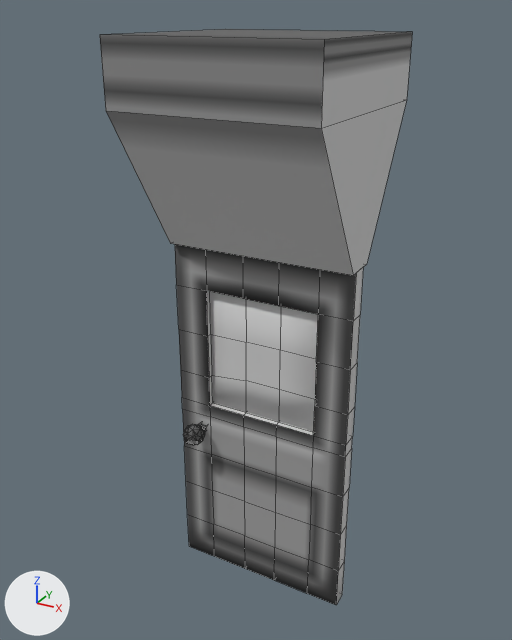
The FBX model Assets/Resources/Models/Furniture/Door.fbx as it was, and as the next commit left it.
Both versions are drawn from a camera (50 mm lens) standing at (1.57, -2.93, 3.1) and looking at (-0.06, 0.03, 1.62). The axes (+X, +Y, +Z) are drawn at lower left. The lights are the same throughout. Mesh edges are drawn as thin lines.

The first picture shows 'Door'.
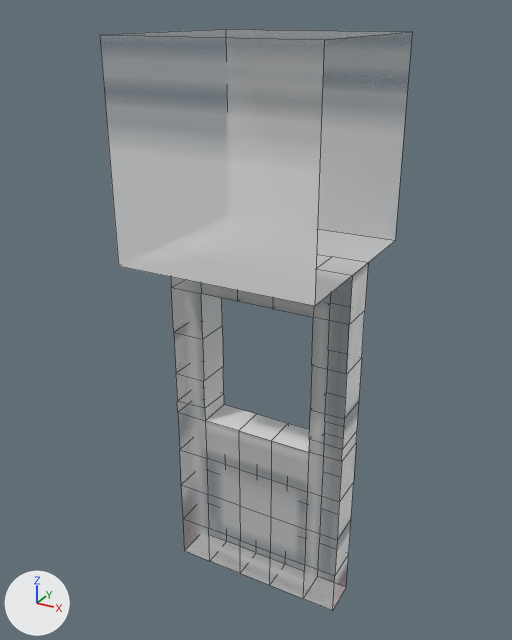
Boxes (x1, y1, x2, y2) around the edits, measured in the pictures (512 x 640 px):
'Door', surface changed, reshaped, turned, rescaled
    before: (100, 29, 412, 605)
    after: (101, 45, 411, 611)
part 1 of me_plane_062, deleted
    before: (175, 244, 363, 605)
part 2 of me_plane_062, deleted
    before: (183, 423, 206, 445)
part 3 of me_plane_062, deleted
    before: (210, 292, 318, 432)
part 4 of me_plane_062, built on
    before: (100, 29, 412, 275)
    after: (101, 45, 411, 611)

The change, as a diff of the scene's bpy script:
```diff
--- a/Assets/Resources/Models/Furniture/Door.fbx.py
+++ b/Assets/Resources/Models/Furniture/Door.fbx.py
@@ img_wallpiece1_1_png @@
-img_wallpiece1_1_png = load_image('wallpiece1 1.png', '../../../Sprites/wallpiece1 1.png', 179, 64, 'sRGB')
+img_wallpiece1_1_png = load_image('wallpiece1 1.png', '../../../Sprites/wallpiece1 1.png', 179, 64, 'Non-Color')
@@ mat_material_008 @@
+mat_material_008 = bpy.data.materials.new('Material.008')
+# uses the picture img_wallpiece1_1_png
@@ me_plane_062 @@
 # used by ob_door; location = (0.0, 0.0, 0.0); rotation_euler = (1.571, 0.0, 0.0), in degrees (90, 0, 0); scale = (0.01, 0.01, 0.01)
-me_plane_062.from_pydata(...)  # 256 vertices, 326 faces; spans x -50.0..50.0, y 0.0..300.0, z -50.0..50.0
-me_plane_062.materials.append(mat_material_006)  # picture img_wallpiece1_1_png
+me_plane_062.from_pydata(...)  # 116 vertices, 112 faces; spans x -100.0..100.0, y 0.0..300.0, z -100.0..100.0
+# me_plane_062 part 1: the loose piece of 116 vertices spanning x -50.0..50.0, y 0.0..200.0, z -4.0..5.0 is deleted
+# me_plane_062 part 2: the loose piece of 48 vertices spanning x -43.0..-31.0, y 85.0..98.0, z 3.0..19.0 is deleted
+# me_plane_062 part 3: the loose piece of 32 vertices spanning x -31.0..32.0, y 107.0..176.0, z -2.0..2.0 is deleted
+# me_plane_062 part 4
+# 12 vertices are removed from x -50.0..50.0, y 200.0..300.0, z -50.0..50.0
+# 10 faces are deleted
+# 52 vertices are added at x -100.0..100.0, y 0.0..300.0, z -100.0..100.0
+# 40 new vertices lie (0.0, 0.0, 40.0) away from vertices in x -100.0..100.0, y 0.0..200.0, z -19.0
+# 8 new vertices lie (0.0, -25.0, 0.0) away from vertices in x -63.0..63.0, y 100.0, z -19.0..21.0
+# 8 new vertices lie (0.0, -25.0, 0.0) away from vertices in x -63.0..63.0, y 75.0, z -19.0..21.0
+# 8 new vertices lie (0.0, 25.0, 0.0) away from vertices in x -63.0..63.0, y 0.0, z -19.0..21.0
+# 112 new faces join them
+# me_plane_062 part 5: the surface is now shaded flat
+me_plane_062.materials.append(mat_material_008)
@@ ob_door @@
 ob_door.location = (0.0, 0.0, 0.0)
-ob_door.rotation_euler = (1.571, 0.0, 0.0)  # degrees (90, 0, 0)
-ob_door.scale = (0.01, 0.01, 0.01)
+ob_door.rotation_euler = (1.571, 0.0, 3.142)  # degrees (90, 0, 180)
+ob_door.scale = (0.005, 0.01, 0.005)
```
